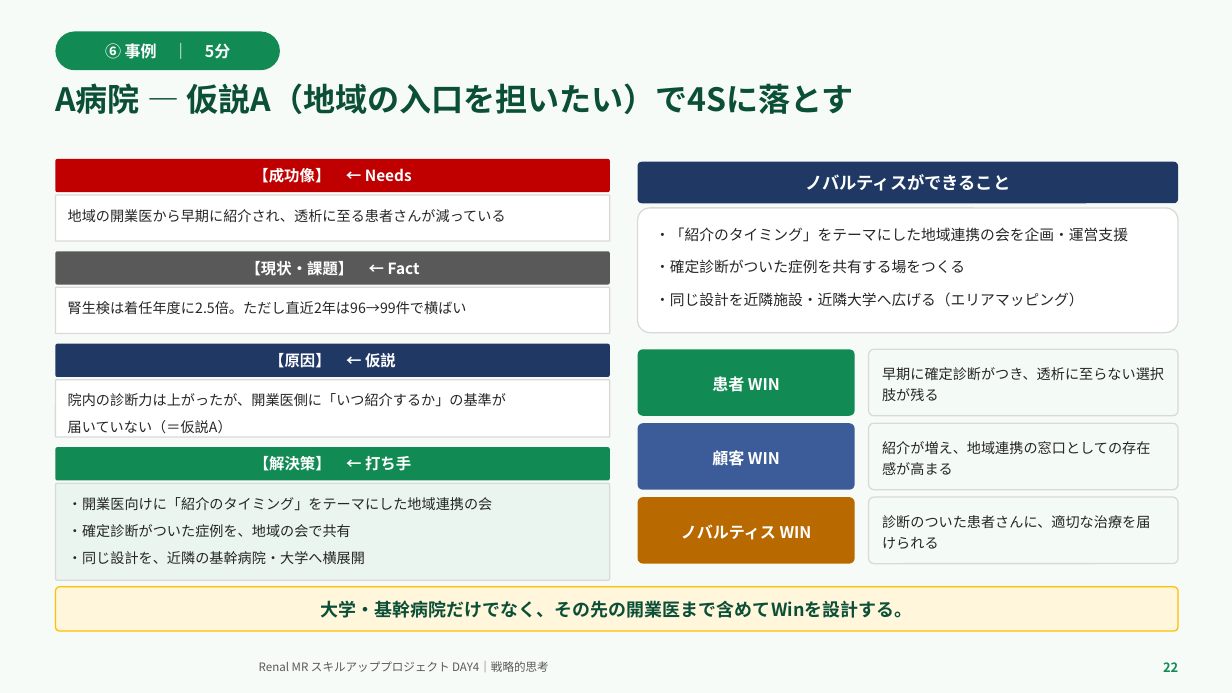
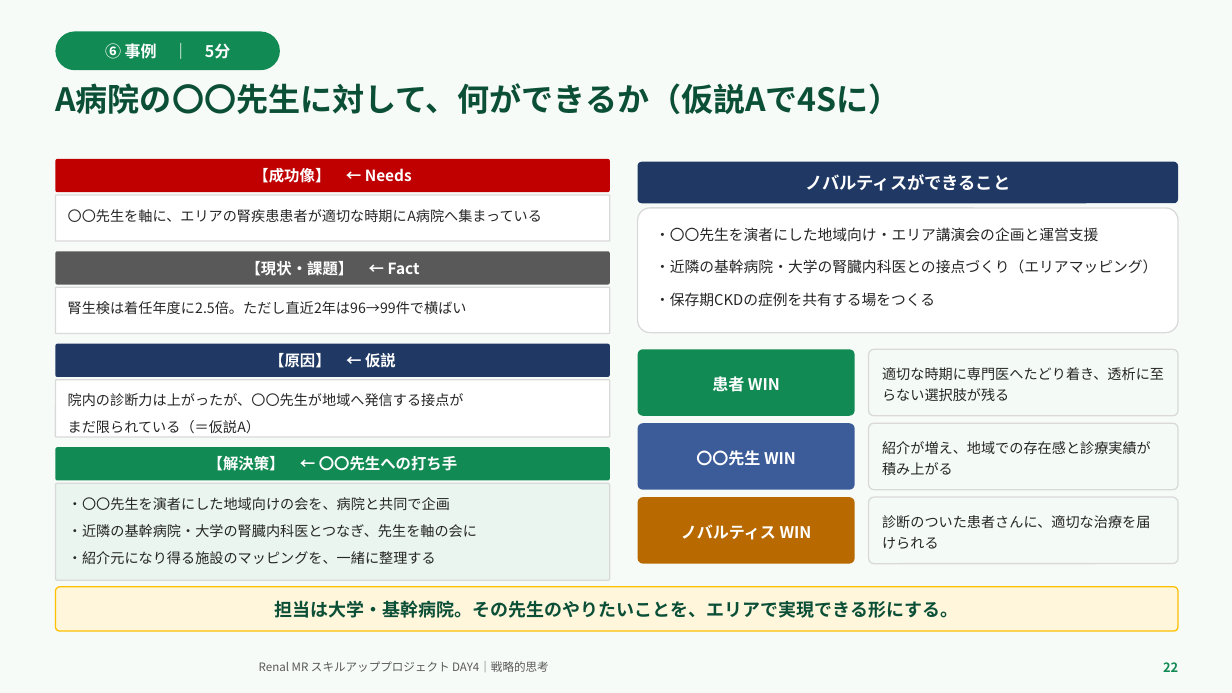
Before and after one commit to TAKUYA-1187/Claude, a slide deck: slide 22 of novartis_training/DAY4_ちょっと分かるだけで世界が変わる.pptx. Drawn at 1232x693 pixels with LibreOffice and Linux fonts; fonts in the diff are those of the drawing; background and template pictures are left out. Boxes give left, top, right and bottom in pixels: in the first picture for what was removed or moved away, otherwise in the second. Text is boxed around its words. In the diff, an @@ line names an element or a change of style, - is before the commit and + after.

```diff
--- a/novartis_training/DAY4_ちょっと分かるだけで世界が変わる.pptx
+++ b/novartis_training/DAY4_ちょっと分かるだけで世界が変わる.pptx
@@ text at (55,83,901,114): text changed @@
-A病院 — 仮説A（地域の入口を担いたい）で4Sに落とす
+A病院の〇〇先生に対して、何ができるか（仮説Aで4Sに）
@@ text in rounded rectangle at (68,209,542,222): text changed @@
-地域の開業医から早期に紹介され、透析に至る患者さんが減っている
+〇〇先生を軸に、エリアの腎疾患患者が適切な時期にA病院へ集まっている
@@ text in rounded rectangle at (655,227,1157,306): text changed @@
-・「紹介のタイミング」をテーマにした地域連携の会を企画・運営支援
-・確定診断がついた症例を共有する場をつくる
-・同じ設計を近隣施設・近隣大学へ広げる（エリアマッピング）
+・〇〇先生を演者にした地域向け・エリア講演会の企画と運営支援
+・近隣の基幹病院・大学の腎臓内科医との接点づくり（エリアマッピング）
+・保存期CKDの症例を共有する場をつくる
@@ text in rounded rectangle at (882,367,1164,401): text changed @@
-早期に確定診断がつき、透析に至らない選択肢が残る
+適切な時期に専門医へたどり着き、透析に至らない選択肢が残る
@@ text in rounded rectangle at (68,393,464,433): text changed @@
-院内の診断力は上がったが、開業医側に「いつ紹介するか」の基準が
-届いていない（＝仮説A）
+院内の診断力は上がったが、〇〇先生が地域へ発信する接点が
+まだ限られている（＝仮説A）
@@ text in rounded rectangle at (882,441,1151,475): text changed @@
-紹介が増え、地域連携の窓口としての存在感が高まる
+紹介が増え、地域での存在感と診療実績が積み上がる
@@ text in rounded rectangle at (208,456,457,471): text changed @@
-【解決策】 ← 打ち手
+【解決策】 ← 〇〇先生への打ち手
@@ text in rounded rectangle at (696,450,796,466): text changed @@
-顧客 WIN
+〇〇先生 WIN
@@ text in rounded rectangle at (68,497,477,564): text changed @@
-・開業医向けに「紹介のタイミング」をテーマにした地域連携の会
-・確定診断がついた症例を、地域の会で共有
-・同じ設計を、近隣の基幹病院・大学へ横展開
+・〇〇先生を演者にした地域向けの会を、病院と共同で企画
+・近隣の基幹病院・大学の腎臓内科医とつなぎ、先生を軸の会に
+・紹介元になり得る施設のマッピングを、一緒に整理する
@@ text in rounded rectangle at (275,600,959,618): text changed @@
-大学・基幹病院だけでなく、その先の開業医まで含めてWinを設計する。
+担当は大学・基幹病院。その先生のやりたいことを、エリアで実現できる形にする。
```
Also in this commit, not shown: 3 other slides changed, 2 other files.
